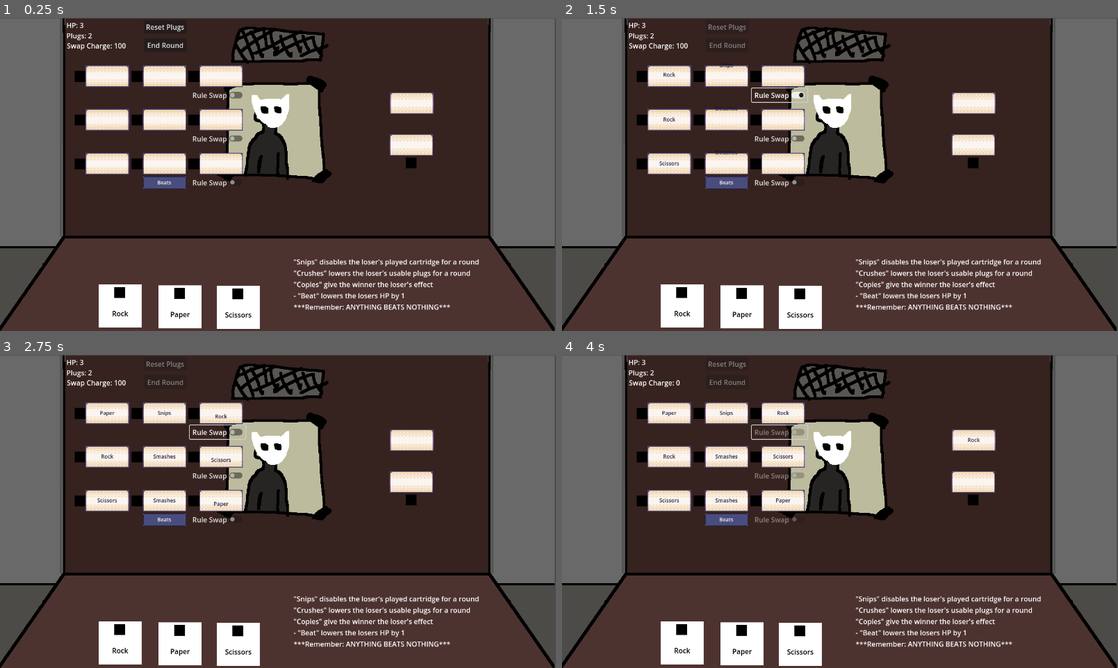
Above: before the commit, frames 1-4 (two rows, left to right).
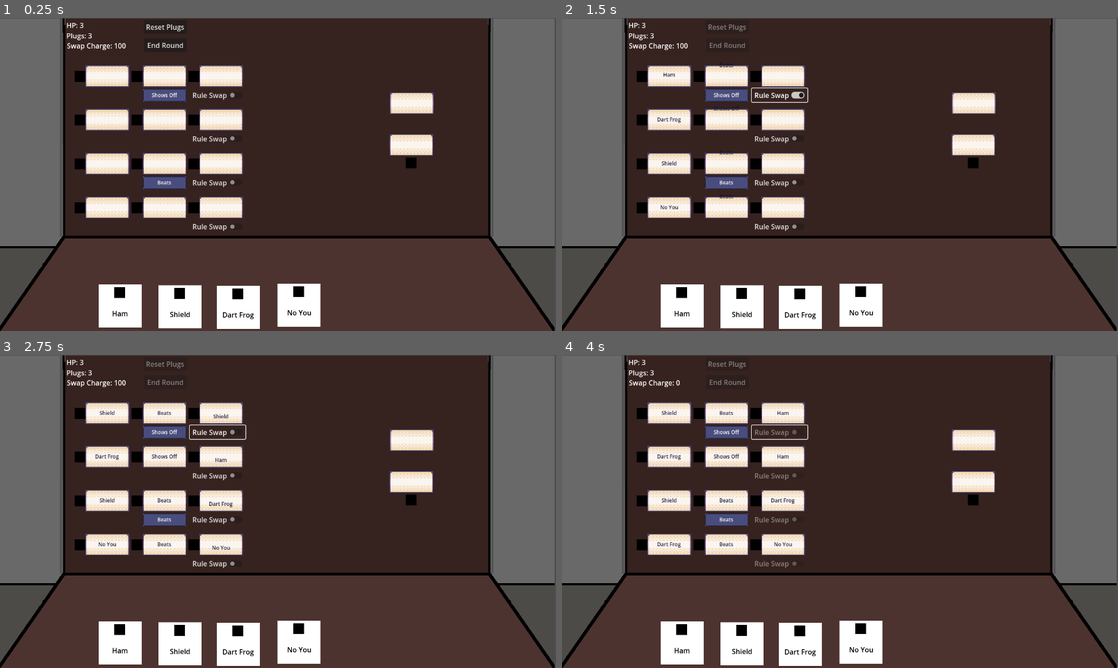
Above: after the commit, the same moments.

Repository: coreytbyrne/RPSGame
Game: Godot game, scene res://game_scenes/encounter/encounter.tscn
Two runs of this game, one before a commit and one after it. Both use one fixed random seed, a clock stepped at 60 frames per second and the inputs below. This scene is started directly instead of the project's main scene. The engine's default icon, where the game draws it, is replaced by a stand-in: a white triangle on a blue panel in a dark square.
Inputs (mouse positions are in pixels of both pictures, inside the frame that each line leads up to):
- Up to frame 1 (0.25 s): no input
- Up to frame 2 (1.5 s): click "End Round" at 0.5 s; click "Rule Swap" at 1.25 s
- Up to frame 3 (2.75 s): click "Rule Swap" at 2 s
- Up to frame 4 (4 s): click "Rule Swap" at 2.75 s; tap Enter at 3.5 s; move the mouse to (639, 414) at 3.52 s; hold Right mouse button (deselect) from 3.53 s (still down)

The runs differ from the first frame. In frame 1, 11% of the frame differs, in the area x 13-87%, y 2-99%; in frame 2, 11%; in frame 3, 11%; in frame 4, 11%.

Commit message:
4 new buttons added

Diff:
--- /dev/null
+++ b/entities/cartridge/configs/dart_frog_cartridge.tres
@@ -0,0 +1,9 @@
+[gd_resource type="Resource" script_class="CartridgeConfig" load_steps=2 format=3 uid="uid://cb3gmitt1e1ge"]
+
+[ext_resource type="Script" uid="uid://bjdowbdjn3vcg" path="res://entities/cartridge/cartridge_config_base.gd" id="1_1fbym"]
+
+[resource]
+script = ExtResource("1_1fbym")
+object = 4
+effect = 5
+metadata/_custom_type_script = "uid://bjdowbdjn3vcg"
--- /dev/null
+++ b/entities/cartridge/configs/ham_cartridge.tres
@@ -0,0 +1,9 @@
+[gd_resource type="Resource" script_class="CartridgeConfig" load_steps=2 format=3 uid="uid://dw8x1kkl8q3nf"]
+
+[ext_resource type="Script" uid="uid://bjdowbdjn3vcg" path="res://entities/cartridge/cartridge_config_base.gd" id="1_pevgo"]
+
+[resource]
+script = ExtResource("1_pevgo")
+object = 5
+effect = 6
+metadata/_custom_type_script = "uid://bjdowbdjn3vcg"
--- /dev/null
+++ b/entities/cartridge/configs/no_you_cartridge.tres
@@ -0,0 +1,9 @@
+[gd_resource type="Resource" script_class="CartridgeConfig" load_steps=2 format=3 uid="uid://nip2xaxsoor6"]
+
+[ext_resource type="Script" uid="uid://bjdowbdjn3vcg" path="res://entities/cartridge/cartridge_config_base.gd" id="1_p7x35"]
+
+[resource]
+script = ExtResource("1_p7x35")
+object = 7
+effect = 8
+metadata/_custom_type_script = "uid://bjdowbdjn3vcg"
--- /dev/null
+++ b/entities/cartridge/configs/shield_cartridge.tres
@@ -0,0 +1,9 @@
+[gd_resource type="Resource" script_class="CartridgeConfig" load_steps=2 format=3 uid="uid://h7e67t3yvwi3"]
+
+[ext_resource type="Script" uid="uid://bjdowbdjn3vcg" path="res://entities/cartridge/cartridge_config_base.gd" id="1_sir8m"]
+
+[resource]
+script = ExtResource("1_sir8m")
+object = 6
+effect = 7
+metadata/_custom_type_script = "uid://bjdowbdjn3vcg"
--- a/entities/participant/opponent/opponent_preferences/test_opponent_preferences.tres
+++ b/entities/participant/opponent/opponent_preferences/test_opponent_preferences.tres
@@ -30,6 +30,29 @@
 winning_preference = 4
 metadata/_custom_type_script = "uid://b6o5xkxolvn1y"
 
+[sub_resource type="Resource" id="Resource_d0e20"]
+script = ExtResource("1_mkm0v")
+winning_preference = 2
+losing_preference = 4
+metadata/_custom_type_script = "uid://b6o5xkxolvn1y"
+
+[sub_resource type="Resource" id="Resource_5mo3a"]
+script = ExtResource("1_mkm0v")
+winning_preference = 2
+losing_preference = 2
+metadata/_custom_type_script = "uid://b6o5xkxolvn1y"
+
+[sub_resource type="Resource" id="Resource_75xsm"]
+script = ExtResource("1_mkm0v")
+winning_preference = 3
+metadata/_custom_type_script = "uid://b6o5xkxolvn1y"
+
+[sub_resource type="Resource" id="Resource_rq82m"]
+script = ExtResource("1_mkm0v")
+winning_preference = 1
+losing_preference = 1
+metadata/_custom_type_script = "uid://b6o5xkxolvn1y"
+
 [resource]
 script = ExtResource("2_odsj0")
 preferences = Dictionary[int, ExtResource("1_mkm0v")]({
@@ -37,7 +60,11 @@
 1: SubResource("Resource_mkm0v"),
 2: SubResource("Resource_odsj0"),
 3: SubResource("Resource_u0kst"),
-4: SubResource("Resource_j5vjf")
+4: SubResource("Resource_j5vjf"),
+5: SubResource("Resource_d0e20"),
+6: SubResource("Resource_5mo3a"),
+7: SubResource("Resource_75xsm"),
+8: SubResource("Resource_rq82m")
 })
 optimality = 0.8
 metadata/_custom_type_script = "uid://vlb3j2bnlpgq"
--- a/entities/participant/participant.gd
+++ b/entities/participant/participant.gd
@@ -8,6 +8,9 @@
 		health = value
 @export var participant_name:String
 
+# Variables for tracking specific effects
 var plug_count_modifier:int = 0
+var is_shielded:bool = false
+var has_reverse:bool = false
 
 enum TYPE {PLAYER, OPPONENT}
--- /dev/null
+++ b/entities/rule/rule_configs/dart_frog_beats_ham.tres
@@ -0,0 +1,10 @@
+[gd_resource type="Resource" script_class="RuleConfig" load_steps=2 format=3 uid="uid://cbfwh8c4ijt3n"]
+
+[ext_resource type="Script" uid="uid://cfk5nrkdvl5ig" path="res://entities/rule/rule_configs/rule_configs.gd" id="1_qn11u"]
+
+[resource]
+script = ExtResource("1_qn11u")
+left_object = 4
+effect = 1
+right_object = 5
+metadata/_custom_type_script = "uid://cfk5nrkdvl5ig"
--- /dev/null
+++ b/entities/rule/rule_configs/ham_beats_shield.tres
@@ -0,0 +1,11 @@
+[gd_resource type="Resource" script_class="RuleConfig" load_steps=2 format=3 uid="uid://dsvo7s37enpia"]
+
+[ext_resource type="Script" uid="uid://cfk5nrkdvl5ig" path="res://entities/rule/rule_configs/rule_configs.gd" id="1_wxrxt"]
+
+[resource]
+script = ExtResource("1_wxrxt")
+left_object = 5
+effect = 1
+right_object = 6
+constant_effect = 6
+metadata/_custom_type_script = "uid://cfk5nrkdvl5ig"
--- /dev/null
+++ b/entities/rule/rule_configs/no_you_beats_ham.tres
@@ -0,0 +1,10 @@
+[gd_resource type="Resource" script_class="RuleConfig" load_steps=2 format=3 uid="uid://byaes2ue6fybh"]
+
+[ext_resource type="Script" uid="uid://cfk5nrkdvl5ig" path="res://entities/rule/rule_configs/rule_configs.gd" id="1_d73v4"]
+
+[resource]
+script = ExtResource("1_d73v4")
+left_object = 7
+effect = 1
+right_object = 5
+metadata/_custom_type_script = "uid://cfk5nrkdvl5ig"
--- /dev/null
+++ b/entities/rule/rule_configs/shield_beats_dart_frog.tres
@@ -0,0 +1,11 @@
+[gd_resource type="Resource" script_class="RuleConfig" load_steps=2 format=3 uid="uid://cppu6f1q0cpvy"]
+
+[ext_resource type="Script" uid="uid://cfk5nrkdvl5ig" path="res://entities/rule/rule_configs/rule_configs.gd" id="1_wm33v"]
+
+[resource]
+script = ExtResource("1_wm33v")
+left_object = 6
+effect = 1
+right_object = 4
+constant_effect = 1
+metadata/_custom_type_script = "uid://cfk5nrkdvl5ig"
--- a/game_scenes/encounter/encounter.tscn
+++ b/game_scenes/encounter/encounter.tscn
@@ -24,6 +24,7 @@
 texture = ExtResource("4_rutn5")
 
 [node name="TutorialText" type="Label" parent="."]
+visible = false
 offset_left = 676.0
 offset_top = 549.0
 offset_right = 1113.0
@@ -74,10 +75,10 @@
 position = Vector2(499, 616)
 
 [node name="Position4" type="Marker2D" parent="CartidgeSpawnPositions"]
-position = Vector2(649, 619)
+position = Vector2(639, 611)
 
 [node name="Position5" type="Marker2D" parent="CartidgeSpawnPositions"]
-position = Vector2(818, 615)
+position = Vector2(785, 614)
 
 [node name="PlayedObject" parent="." instance=ExtResource("10_bghur")]
 position = Vector2(947, 292)
--- a/game_scenes/encounter/encounter_configs/test_encounter.tres
+++ b/game_scenes/encounter/encounter_configs/test_encounter.tres
@@ -1,18 +1,22 @@
-[gd_resource type="Resource" script_class="EncounterConfig" load_steps=10 format=3 uid="uid://dcy8ipl26k8dx"]
+[gd_resource type="Resource" script_class="EncounterConfig" load_steps=12 format=3 uid="uid://dcy8ipl26k8dx"]
 
 [ext_resource type="Script" uid="uid://bjdowbdjn3vcg" path="res://entities/cartridge/cartridge_config_base.gd" id="1_v7cu4"]
 [ext_resource type="Script" uid="uid://qhm0afqsyma5" path="res://game_scenes/encounter/encounter_configs/encounter_config_base.gd" id="2_nn4yx"]
-[ext_resource type="Resource" uid="uid://cgl7wwkbxxgc5" path="res://entities/cartridge/configs/rock_cartridge.tres" id="2_y41la"]
-[ext_resource type="Resource" uid="uid://deesxaf4iww38" path="res://entities/cartridge/configs/paper_cartridge.tres" id="3_p0vx0"]
-[ext_resource type="Resource" uid="uid://ksr4gsxd78bf" path="res://entities/cartridge/configs/scissors_cartridge.tres" id="4_p3r7q"]
+[ext_resource type="Resource" uid="uid://dw8x1kkl8q3nf" path="res://entities/cartridge/configs/ham_cartridge.tres" id="2_v7cu4"]
+[ext_resource type="Resource" uid="uid://h7e67t3yvwi3" path="res://entities/cartridge/configs/shield_cartridge.tres" id="3_y41la"]
+[ext_resource type="Resource" uid="uid://cb3gmitt1e1ge" path="res://entities/cartridge/configs/dart_frog_cartridge.tres" id="4_p0vx0"]
 [ext_resource type="Script" uid="uid://cfk5nrkdvl5ig" path="res://entities/rule/rule_configs/rule_configs.gd" id="5_ko5nk"]
-[ext_resource type="Resource" uid="uid://bmks6y6boqbnq" path="res://entities/rule/rule_configs/paper_beats_rock.tres" id="6_v7cu4"]
-[ext_resource type="Resource" uid="uid://cdgqxguivf58" path="res://entities/rule/rule_configs/rock_beats_scissors.tres" id="7_y41la"]
-[ext_resource type="Resource" uid="uid://batgj7s71f400" path="res://entities/rule/rule_configs/scissors_beats_paper.tres" id="8_p0vx0"]
+[ext_resource type="Resource" uid="uid://nip2xaxsoor6" path="res://entities/cartridge/configs/no_you_cartridge.tres" id="5_p0vx0"]
+[ext_resource type="Resource" uid="uid://dsvo7s37enpia" path="res://entities/rule/rule_configs/ham_beats_shield.tres" id="6_v7cu4"]
+[ext_resource type="Resource" uid="uid://cbfwh8c4ijt3n" path="res://entities/rule/rule_configs/dart_frog_beats_ham.tres" id="7_y41la"]
+[ext_resource type="Resource" uid="uid://cppu6f1q0cpvy" path="res://entities/rule/rule_configs/shield_beats_dart_frog.tres" id="8_p0vx0"]
+[ext_resource type="Resource" uid="uid://byaes2ue6fybh" path="res://entities/rule/rule_configs/no_you_beats_ham.tres" id="10_p3r7q"]
 
 [resource]
 script = ExtResource("2_nn4yx")
-player_cartridges = Array[ExtResource("1_v7cu4")]([ExtResource("2_y41la"), ExtResource("3_p0vx0"), ExtResource("4_p3r7q")])
-opponent_cartridges = Array[ExtResource("1_v7cu4")]([ExtResource("2_y41la"), ExtResource("3_p0vx0"), ExtResource("4_p3r7q")])
-rules = Array[ExtResource("5_ko5nk")]([ExtResource("6_v7cu4"), ExtResource("7_y41la"), ExtResource("8_p0vx0")])
+num_player_plugs = 3
+player_cartridges = Array[ExtResource("1_v7cu4")]([ExtResource("2_v7cu4"), ExtResource("3_y41la"), ExtResource("4_p0vx0"), ExtResource("5_p0vx0")])
+num_opponent_plugs = 3
+opponent_cartridges = Array[ExtResource("1_v7cu4")]([ExtResource("2_v7cu4"), ExtResource("3_y41la"), ExtResource("4_p0vx0"), ExtResource("5_p0vx0")])
+rules = Array[ExtResource("5_ko5nk")]([ExtResource("6_v7cu4"), ExtResource("7_y41la"), ExtResource("8_p0vx0"), ExtResource("10_p3r7q")])
 metadata/_custom_type_script = "uid://qhm0afqsyma5"
--- a/utilities/gameplay_utils.gd
+++ b/utilities/gameplay_utils.gd
@@ -5,7 +5,11 @@
 	NONE,
 	ROCK,
 	PAPER,
-	SCISSORS
+	SCISSORS,
+	DART_FROG,
+	HAM,
+	SHIELD,
+	NO_YOU,
 }
 
 enum EFFECT {
@@ -13,16 +17,20 @@
 	BEATS,
 	SMASHES,
 	SNIPS,
-	COPIES
+	COPIES,
+	POISONS,
+	SHOWS_OFF,
+	DEFENDS,
+	REVERSES
 }
 
-static var _effect_text:Dictionary[EFFECT, String] = {
-	EFFECT.BEATS : "%s beats %s",
-	EFFECT.SMASHES: "%s smashes %s's button",
-	EFFECT.SNIPS: "%s snips %s's wire",
-	EFFECT.COPIES: "%s copies the effect of %s",
-	EFFECT.NONE: ""
-}
+#static var _effect_text:Dictionary[EFFECT, String] = {
+	#EFFECT.BEATS : "%s beats %s",
+	#EFFECT.SMASHES: "%s smashes %s's button",
+	#EFFECT.SNIPS: "%s snips %s's wire",
+	#EFFECT.COPIES: "%s copies the effect of %s",
+	#EFFECT.NONE: ""
+#}
 
 static func get_object_name(obj:OBJECT) -> String:
 	return OBJECT.keys()[obj].capitalize()
@@ -32,18 +40,14 @@
 	return EFFECT.keys()[effect].capitalize()
 
 
-static func get_effect_text(left_object:OBJECT, effect:EFFECT, right_object:OBJECT) -> String:
-	if effect != EFFECT.NONE:
-		return _effect_text[effect] % [get_object_name(left_object), get_object_name(right_object)]
-	else:
-		return ""
+#static func get_effect_text(left_object:OBJECT, effect:EFFECT, right_object:OBJECT) -> String:
+	#if effect != EFFECT.NONE:
+		#return _effect_text[effect] % [get_object_name(left_object), get_object_name(right_object)]
+	#else:
+		#return ""
 
 static func get_config_from_object(obj:OBJECT) -> CartridgeConfig:
 	var object_name:String = get_object_name(obj).to_lower()
+	object_name = object_name.replace(" ", "_")
 	var cart_config:CartridgeConfig = load("res://entities/cartridge/configs/%s_cartridge.tres" % object_name)
 	return cart_config
-
-static func get_corresponding_effect_from_object(obj:OBJECT) -> EFFECT:
-	var object_name:String = get_object_name(obj).to_lower()
-	var button_config:CartridgeConfig = load("res://entities/cartridge/configs/%s_cartridge.tres" % object_name)
-	return button_config.effect
--- a/utilities/rule_resolver.gd
+++ b/utilities/rule_resolver.gd
@@ -5,7 +5,9 @@
 var future_tracker:Dictionary[int, Array] = {}
 var encounter_reference:Encounter
 
+
 signal rule_resolved
+
 
 func next_round() -> void:
 	rounds_played += 1
@@ -30,7 +32,29 @@
 
 ## The format of these function parameters should always be (winner, loser, other_params)
 func delegate_rule_resolve(winner:Participant, loser:Participant, effect:GameplayUtils.EFFECT) -> void:
+	# Handle Shielded scenario
+	if loser.is_shielded:
+		print("%s defends against %s's %s. %s shield broke!" % \
+		[loser.participant_name, winner.participant_name, GameplayUtils.get_effect_name(effect), loser.participant_name])
+		loser.is_shielded = false
+		(func(): rule_resolved.emit()).call_deferred()
+		return
 
+	# Handle Reverse scenarios
+	if loser.has_reverse:
+		print("%s uses their reverse to make themselves the winner!" % loser.participant_name)
+		loser.has_reverse = false
+
+		if winner.has_reverse:
+			print("%s uses their reverse to negate %s's reverse!" % [winner.participant_name, loser.participant_name])
+			winner.has_reverse = false
+		else:
+			delegate_rule_resolve(loser, winner, effect)
+			return
+
+
+
+	# Delegate the effect to the proper function
 	match(effect):
 		GameplayUtils.EFFECT.BEATS:
 			beats(winner, loser)
@@ -40,6 +64,14 @@
 			snips(winner,loser)
 		GameplayUtils.EFFECT.COPIES:
 			copies(winner,loser)
+		GameplayUtils.EFFECT.POISONS:
+			poisons(winner, loser)
+		GameplayUtils.EFFECT.SHOWS_OFF:
+			shows_off(winner, loser)
+		GameplayUtils.EFFECT.DEFENDS:
+			defends(winner,loser)
+		GameplayUtils.EFFECT.REVERSES:
+			reverses(winner,loser)
 		GameplayUtils.EFFECT.NONE:
 			pass
 		_:
@@ -62,16 +94,6 @@
 	## Ex: Currently round 0, Wire count effects round 1, and restored on round 2
 	add_future(rounds_played+2, func():loser.plug_count_modifier += 1;print("Plug Count Restored"))
 
-	#if loser is Player:
-		#for wire:Wire in loser.wires.get_children():
-			#if wire.connected_target == loser.played_object.target:
-				#var button_ref:PlayerButton = wire.connected_button
-				#button_ref.toggle_button_disable(true)
-				#add_future(rounds_played+2, func():button_ref.toggle_button_disable(false);print("Button Restored"))
-	#else:
-		#loser.disable_button(loser.played_object)
-		#add_future(rounds_played+2, func():loser.enable_button(loser.played_object);print("Opponent Button Restored"))
-
 
 func snips(winner:Participant, loser:Participant) -> void:
 	print("%s snipped %s's played cartridge!" % [winner.participant_name, loser.participant_name])
@@ -86,6 +108,7 @@
 		loser.disable_cartridge(loser.played_object)
 		add_future(rounds_played+2, func():loser.enable_cartridge(loser.played_object);print("Opponent Cartridge Restored"))
 
+
 func copies(winner:Participant, loser:Participant) -> void:
 	print("%s copied the effect of %s!" % [winner.participant_name, loser.participant_name])
 
@@ -99,7 +122,46 @@
 
 	# Copy doesn't do anyting if both are paper - need to break in that case to avoid an infinite loop
 	if copy_target == GameplayUtils.OBJECT.PAPER:
+		print("%s's copy fizzled out" % [winner.participant_name])
 		return
 
-	effect_to_copy = GameplayUtils.get_corresponding_effect_from_object(copy_target)
+	effect_to_copy = GameplayUtils.get_config_from_object(copy_target).effect
 	delegate_rule_resolve(winner, loser, effect_to_copy)
+
+
+func poisons(winner:Participant, loser:Participant) -> void:
+	print("%s poisoned %s for the next 2 rounds!" % [winner.participant_name, loser.participant_name])
+
+	add_future(rounds_played+2, func():loser.health -= 1;print("%s took poison damage!" % loser.participant_name))
+	add_future(rounds_played+3, func():loser.health -= 1;print("%s took poison damage! They recovered from their poison" % loser.participant_name))
+
+
+
+func shows_off(winner:Participant, loser:Participant) -> void:
+
+	var winning_object:GameplayUtils.OBJECT
+	var effect_to_use:GameplayUtils.EFFECT
+
+	if winner is Player:
+		winning_object = encounter_reference.get_node("PlayedObject").played_object
+	else:
+		winning_object = winner.played_object
+
+	# Doesn't do anything if the object is a Ham - need to break in that case to avoid an infinite loop
+	if winning_object == GameplayUtils.OBJECT.HAM:
+		print("%s's Ham fizzled out" % [winner.participant_name])
+		return
+
+	effect_to_use = GameplayUtils.get_config_from_object(winning_object).effect
+	print("%s shows off and uses the effect of their %s" % [winner.participant_name, GameplayUtils.get_object_name(winning_object)])
+
+	delegate_rule_resolve(winner, loser, effect_to_use)
+
+
+func defends(winner:Participant, loser:Participant) -> void:
+	winner.is_shielded = true
+	print("%s is defended from the next losing effect!" % winner.participant_name)
+
+func reverses(winner:Participant, loser:Participant) -> void:
+	winner.has_reverse = true
+	print("%s will reverse the effects of their next loss! " % winner.participant_name)
Not shown: 1 places in entities/participant/opponent/opponent_preferences/test_opponent_preferences.tres that only renumber resources
Binary file changed: game_scenes/encounter/temp_background.png
Not shown, changed: opponent_options.txt
